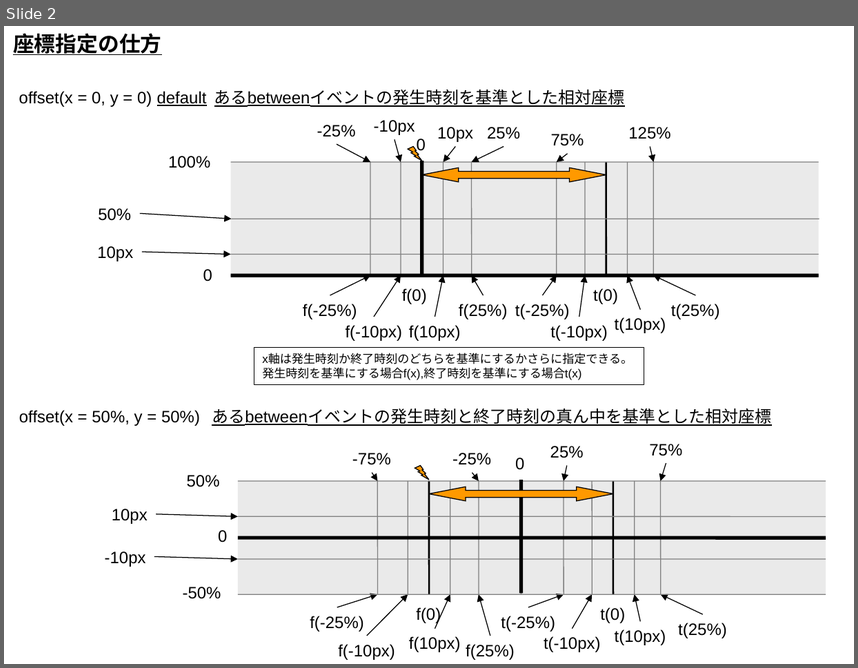
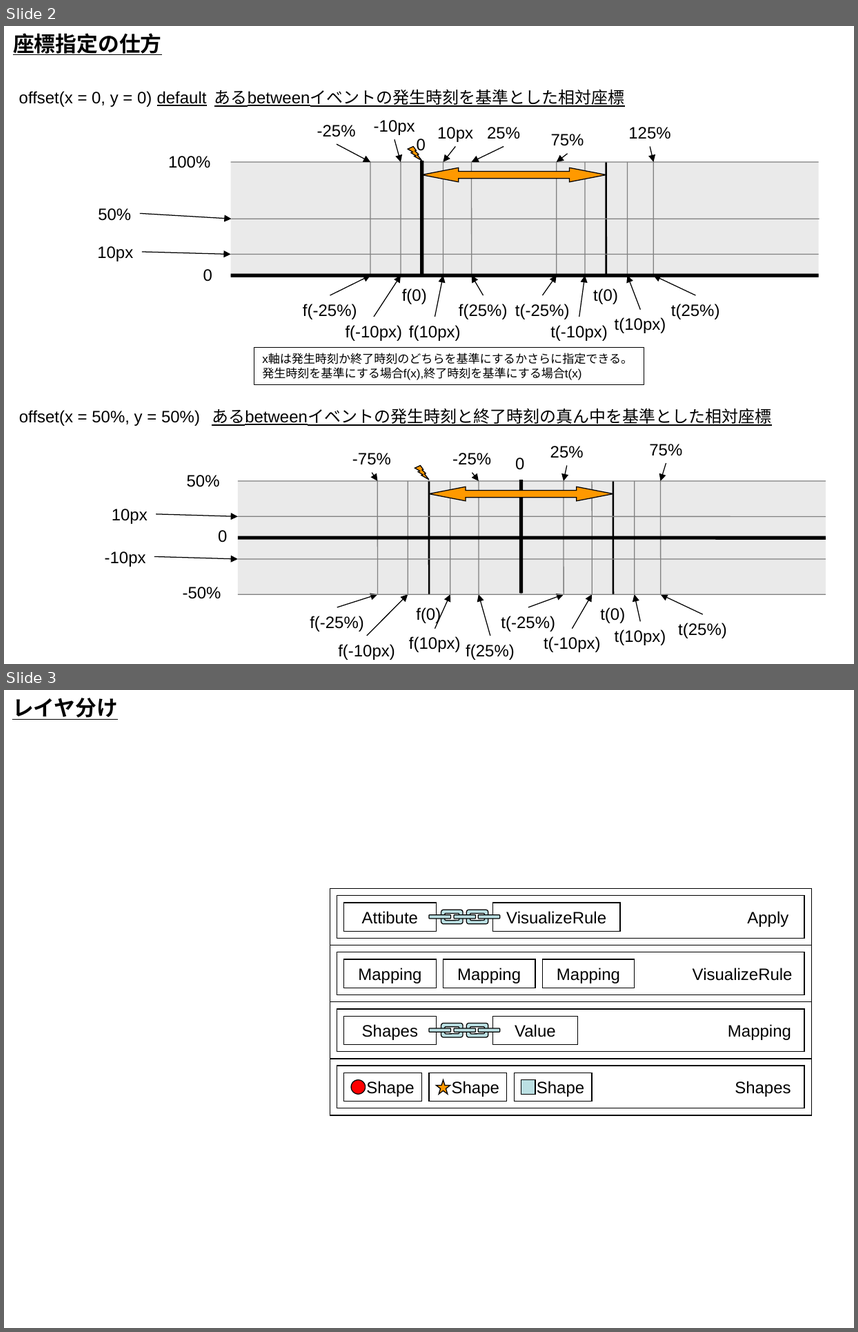
Before and after one commit to YixiaoLi/tlv4mc, a slide deck: TLV/doc/設計/可視化ルール構想.ppt. Shown one above the other, each under a label of ours: slide 2 before the commit, slides 2 and 3 after it. The pictures are 858x668 and 858x1332 pixels, drawn with LibreOffice and Linux fonts; fonts in the diff are those of the drawing. Boxes give left, top, right and bottom in pixels: in the first picture for what was removed or moved away, otherwise in the second. Text is boxed around its words. In the diff, an @@ line names an element or a change of style, - is before the commit and + after.

```diff
--- a/TLV/doc/設計/可視化ルール構想.ppt
+++ b/TLV/doc/設計/可視化ルール構想.ppt
@@ slide 3 added at box(4, 690, 854, 1328), background #FFFFFF @@
@@ title added at box(12, 698, 118, 720), 18 pt, text #000000, bold, underline @@
+レイヤ分け
@@ rectangle added at box(330, 888, 811, 945), outline #000000 0.74 pt @@
@@ rectangle added at box(337, 896, 805, 938), outline #000000 0.74 pt @@
@@ rectangle added at box(344, 903, 436, 931), outline #000000 0.74 pt, 14 pt, text #000000 @@
+Attibute
@@ group added at box(429, 909, 500, 924): 7 rounded rectangles @@
@@ rectangle added at box(493, 903, 620, 931), outline #000000 0.74 pt, 14 pt, text #000000 @@
+VisualizeRule
@@ text added at box(747, 911, 789, 927), 14 pt, text #000000 @@
+Apply
@@ rectangle added at box(330, 945, 811, 1002), outline #000000 0.74 pt @@
@@ rectangle added at box(337, 952, 805, 994), outline #000000 0.74 pt @@
@@ rectangle added at box(344, 960, 436, 988), outline #000000 0.74 pt, 14 pt, text #000000 @@
+Mapping
@@ rectangle added at box(444, 960, 535, 988), outline #000000 0.74 pt, 14 pt, text #000000 @@
+Mapping
@@ rectangle added at box(542, 960, 634, 988), outline #000000 0.74 pt, 14 pt, text #000000 @@
+Mapping
@@ text added at box(693, 967, 793, 980), 14 pt, text #000000 @@
+VisualizeRule
@@ rectangle added at box(330, 1002, 811, 1059), outline #000000 0.74 pt @@
@@ rectangle added at box(337, 1009, 805, 1052), outline #000000 0.74 pt @@
@@ rectangle added at box(344, 1016, 436, 1045), outline #000000 0.74 pt, 14 pt, text #000000 @@
+Shapes
@@ rectangle added at box(493, 1016, 578, 1045), outline #000000 0.74 pt, 14 pt, text #000000 @@
+Value
@@ group added at box(429, 1023, 500, 1038): 7 rounded rectangles @@
@@ text added at box(728, 1024, 791, 1040), 14 pt, text #000000 @@
+Mapping
@@ rectangle added at box(330, 1058, 811, 1115), outline #000000 0.74 pt @@
@@ rectangle added at box(337, 1066, 805, 1108), outline #000000 0.74 pt @@
@@ rectangle added at box(344, 1072, 422, 1101), outline #000000 0.74 pt @@
@@ ellipse added at box(351, 1079, 366, 1094), fill #FF0000, outline #000000 0.74 pt @@
@@ text added at box(366, 1081, 414, 1096), 14 pt, text #000000 @@
+Shape
@@ rectangle added at box(429, 1072, 507, 1101), outline #000000 0.74 pt @@
@@ star added at box(436, 1079, 450, 1094), fill #FF9900, outline #000000 0.74 pt @@
@@ text added at box(452, 1081, 499, 1096), 14 pt, text #000000 @@
+Shape
@@ rectangle added at box(514, 1072, 593, 1101), outline #000000 0.74 pt @@
@@ rectangle added at box(521, 1079, 535, 1094), fill #BBE0E3, outline #000000 0.74 pt @@
@@ text added at box(537, 1081, 584, 1096), 14 pt, text #000000 @@
+Shape
@@ text added at box(735, 1081, 791, 1096), 14 pt, text #000000 @@
+Shapes
```
Also in this commit, not shown: 2 slides changed, 3 other slides added, 3 slides removed, 1 other file.
